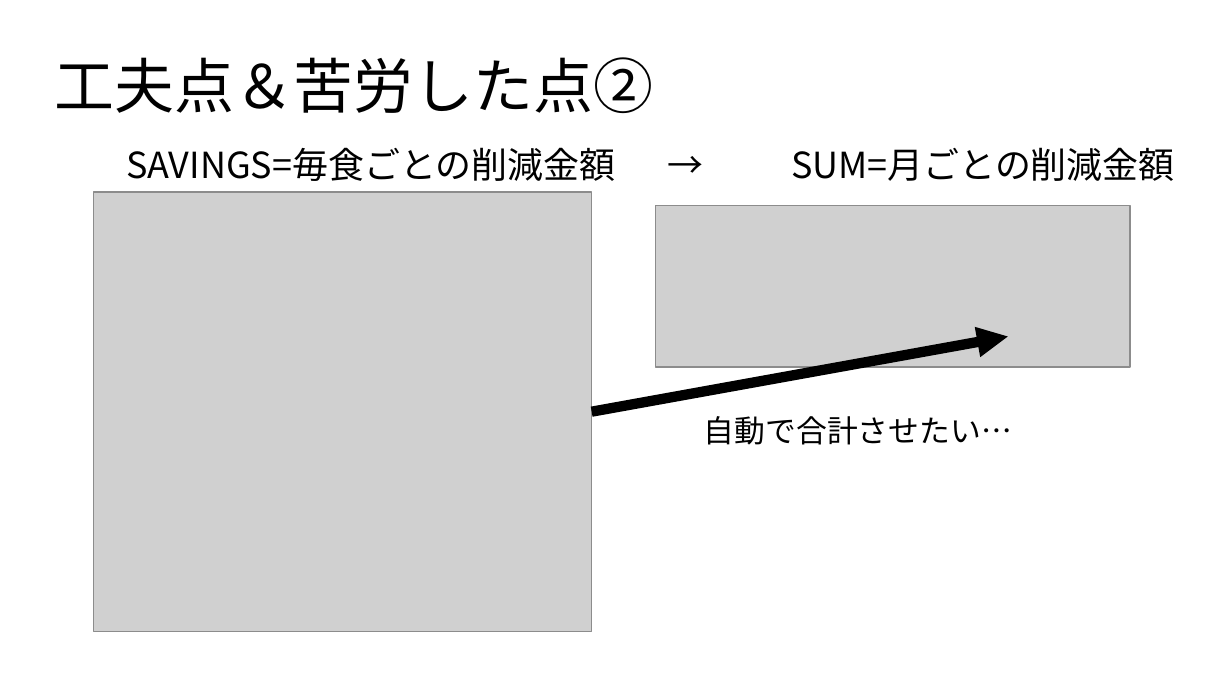
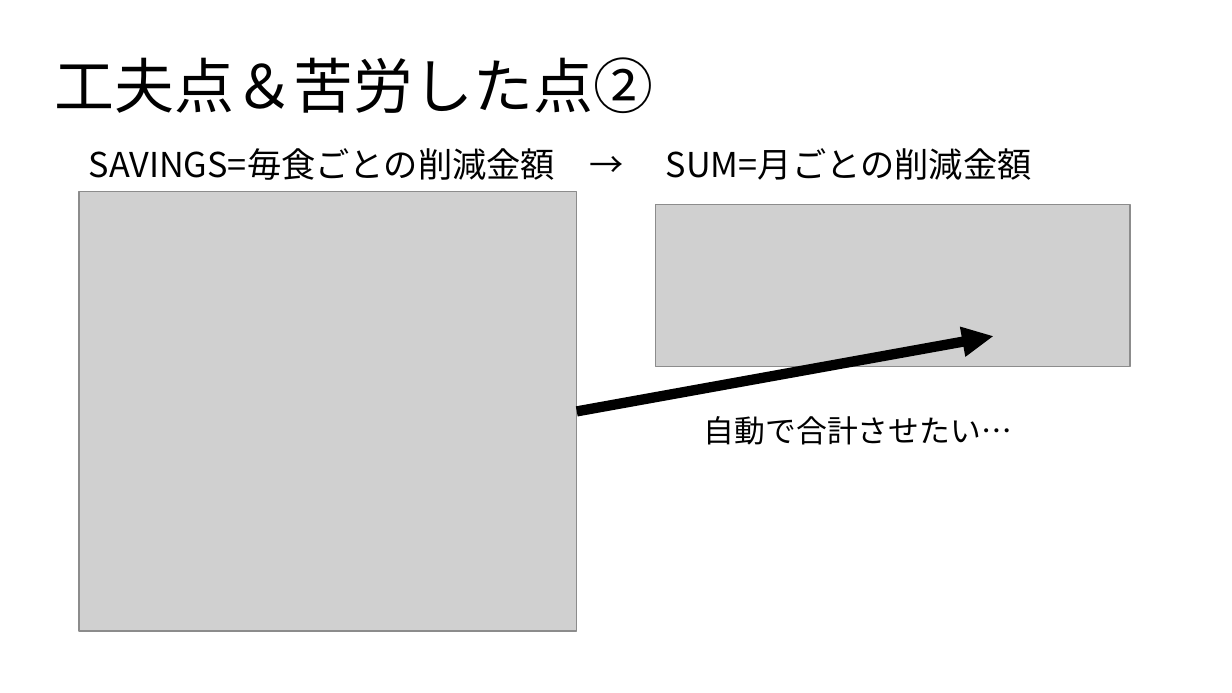
Before and after one commit to dojo2022/C-4, a slide deck: slide 12 of C-4_配布資料/C４_発表スライド.pptx. Drawn at 1232x693 pixels with LibreOffice and Linux fonts; fonts in the diff are those of the drawing; grey boxes stand for pictures. Boxes give left, top, right and bottom in pixels: in the first picture for what was removed or moved away, otherwise in the second. Text is boxed around its words. In the diff, an @@ line names an element or a change of style, - is before the commit and + after.

```diff
--- a/C-4_配布資料/C４_発表スライド.pptx
+++ b/C-4_配布資料/C４_発表スライド.pptx
@@ text "SAVINGS=毎食ごとの削減金額 → SUM=月ごとの削減金額" at <box>89,148,1032,180</box>: size 21 to 20 pt @@
@@ picture: place and size @@
-picture at <box>94,192,591,632</box>
+picture at <box>79,192,577,632</box>
@@ arrow moved from (591, 411) - (1008, 336) to (577, 411) - (993, 336) @@
```
Also in this commit, not shown: 18 other slides changed.
